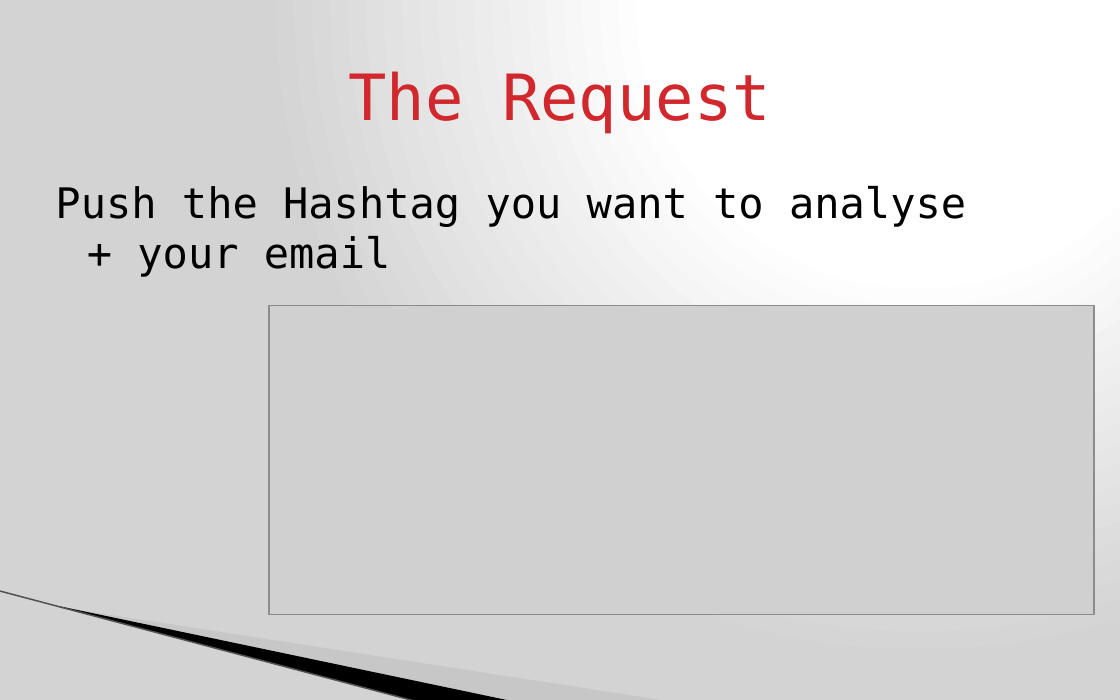
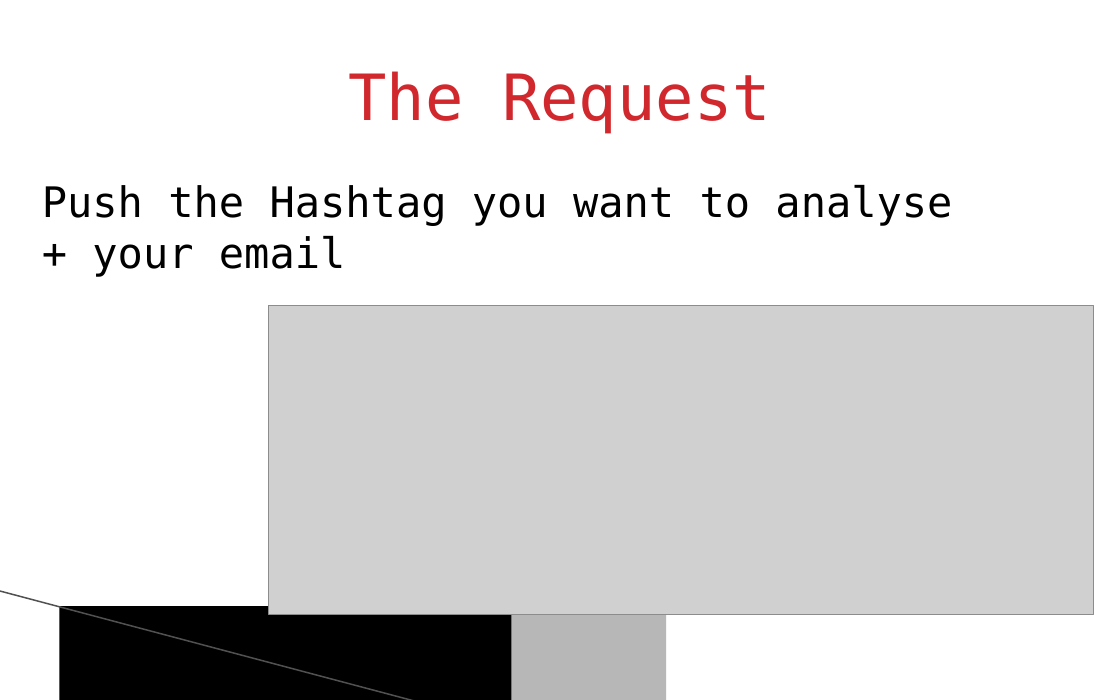
Before and after one commit to peiyunli/isepldc2014, a slide deck: slide 4 of projects/twitterfavrt/Présentation IOSA.pptx. Drawn at 1120x700 pixels with LibreOffice and Linux fonts; fonts in the diff are those of the drawing; grey boxes stand for pictures; background and template pictures are left out. Boxes give left, top, right and bottom in pixels: in the first picture for what was removed or moved away, otherwise in the second. Text is boxed around its words. In the diff, an @@ line names an element or a change of style, - is before the commit and + after.

```diff
--- a/projects/twitterfavrt/Présentation IOSA.pptx
+++ b/projects/twitterfavrt/Présentation IOSA.pptx
@@ background gradient #FFFFFF to #D3D3D3 to #FFFFFF @@
@@ text "Push the Hashtag you want ..." at <box>42,185,952,277</box>: indent changed @@
@@ line (0, 590) - (416, 700): stroke #B0B0B0 0.95 pt to #515151 0.96 pt @@
@@ freeform shape removed at <box>59,606,512,700</box> @@
@@ rectangle added at <box>59,606,512,700</box>, fill #000000 @@
@@ freeform shape removed at <box>62,607,666,700</box> @@
@@ rectangle added at <box>62,607,666,700</box>, fill #B7B7B7 @@
```
Also in this commit, not shown: 7 other slides changed, 3 other files.
